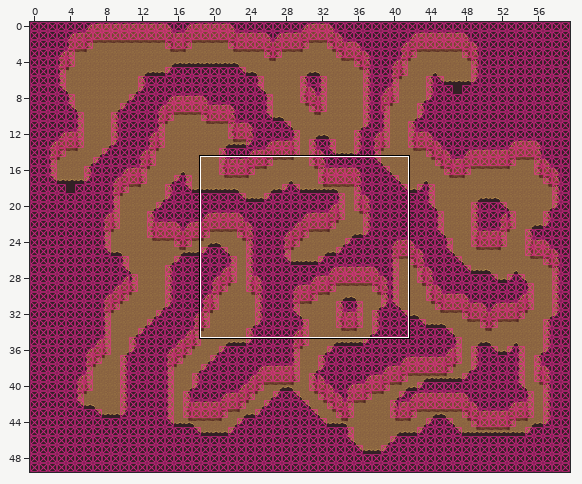
Two states of a Tiled map, maps/mountainwatch/cave1.tmx. The picture above shows the old version from afar; the outline marks the close-up.
Close-up. Before the commit:
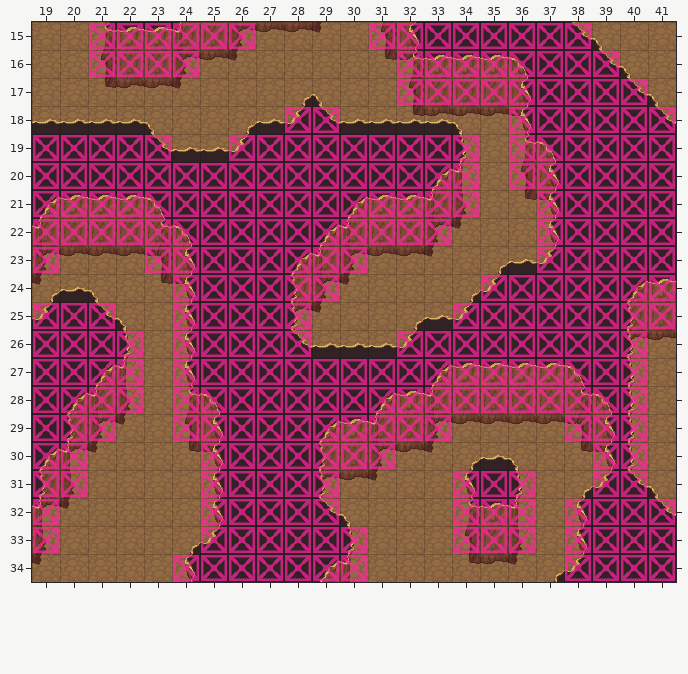
Cells are 32x32 px. Shown: x 19..41, y 15..34. The commit also changed other parts of the map, which this record leaves out. Not drawn, because the pictures are missing: unchanged layers "Ground", "Terrain".
Now the later version:
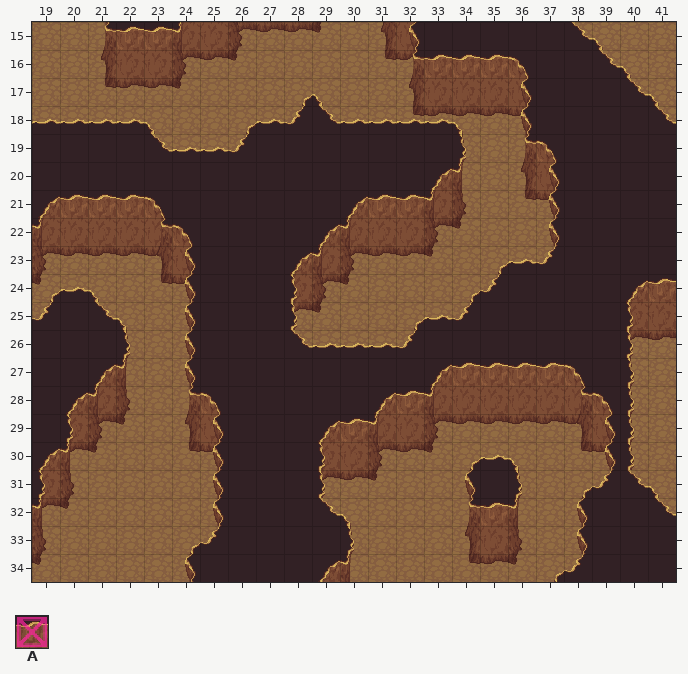
Key: from "collision": A 1.
_ is an empty cell.
See-through tiles are keyed as they look on the map.
Edits made:
Layer "Collision" (now hidden):
y 15: x 21..26 AAAAAA -> ______; x 31..38 AAAAAAAA -> ________
y 16: x 21..24 AAAA -> ____; x 32..39 AAAAAAAA -> ________
y 17: x 32..40 AAAAAAAAA -> _________
y 18: x 28..29 AA -> __; x 36..41 AAAAAA -> ______
y 19: x 19..23 AAAAA -> _____; x 26..34 AAAAAAAAA -> _________; x 36..41 AAAAAA -> ______
y 20: x 19..34 AAAAAAAAAAAAAAAA -> ________________; x 36..41 AAAAAA -> ______
y 21: x 19..34 AAAAAAAAAAAAAAAA -> ________________; x 37..41 AAAAA -> _____
y 22: x 19..33 AAAAAAAAAAAAAAA -> _______________; x 37..41 AAAAA -> _____
y 23: x 19 A -> _; x 23..30 AAAAAAAA -> ________; x 37..41 AAAAA -> _____
y 24: x 24..29 AAAAAA -> ______; x 35..41 AAAAAAA -> _______
y 25: x 19..21 AAA -> ___; x 24..28 AAAAA -> _____; x 34..41 AAAAAAAA -> ________
y 26: x 19..22 AAAA -> ____; x 24..28 AAAAA -> _____; x 32..40 AAAAAAAAA -> _________
y 27..28: x 19..22 AAAA -> ____; x 24..40 AAAAAAAAAAAAAAAAA -> _________________
y 29: x 19..21 AAA -> ___; x 24..33 AAAAAAAAAA -> __________; x 38..40 AAA -> ___
y 30: x 19..20 AA -> __; x 25..31 AAAAAAA -> _______; x 39..40 AA -> __
y 31: x 19..20 AA -> __; x 25..29 AAAAA -> _____; x 34..36 AAA -> ___; x 39..40 AA -> __
y 32: x 19 A -> _; x 25..29 AAAAA -> _____; x 34..36 AAA -> ___; x 38..41 AAAA -> ____
y 33: x 19 A -> _; x 25..30 AAAAAA -> ______; x 34..36 AAA -> ___; x 38..41 AAAA -> ____
y 34: x 24..30 AAAAAAA -> _______; x 38..41 AAAA -> ____
